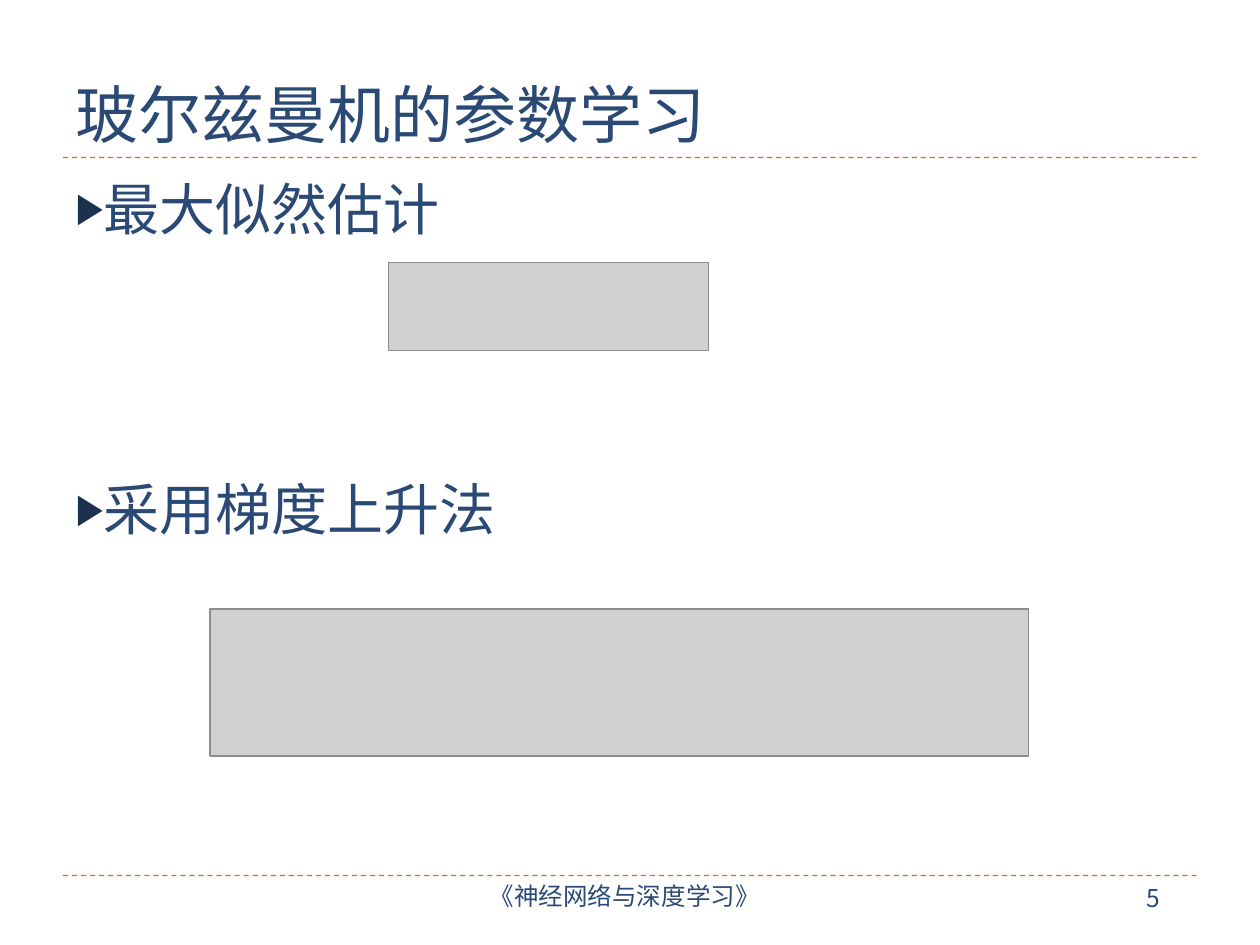
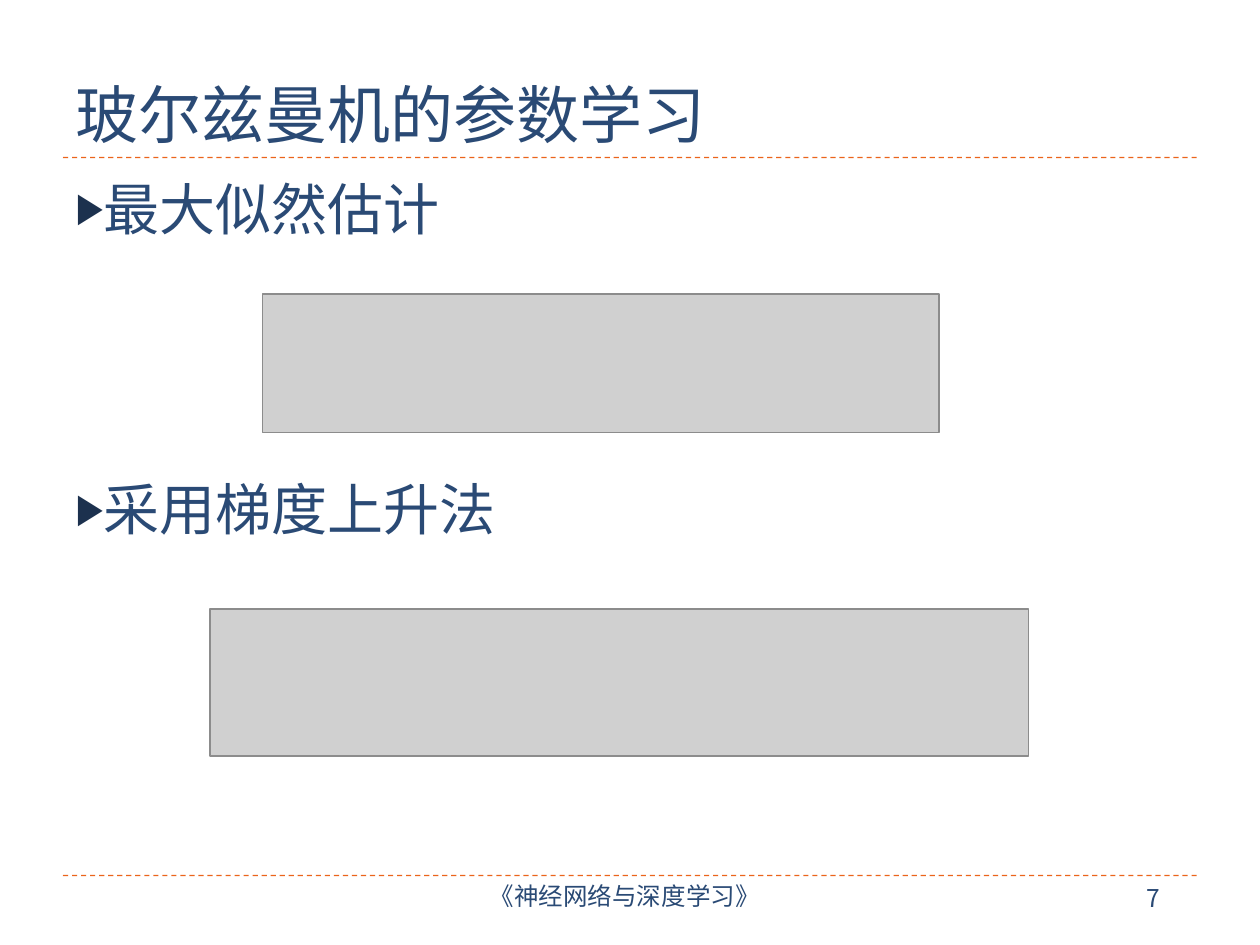
Before and after one commit to nndl/nndl.github.io, a slide deck: slide 7 of ppt/chap-深度信念网络.pptx (slide 5 before the commit). Drawn at 1260x945 pixels with LibreOffice and Linux fonts; fonts in the diff are those of the drawing; grey boxes stand for pictures. Boxes give left, top, right and bottom in pixels: in the first picture for what was removed or moved away, otherwise in the second. Text is boxed around its words. In the diff, an @@ line names an element or a change of style, - is before the commit and + after.

```diff
--- a/ppt/chap-深度信念网络.pptx
+++ b/ppt/chap-深度信念网络.pptx
@@ picture removed at box(388, 262, 708, 350) @@
@@ picture added at box(262, 294, 939, 432) @@
@@ page number at box(1146, 889, 1160, 907): text changed @@
-5
+7
```
Also in this commit, not shown: 4 other slides changed, 11 slides added.
